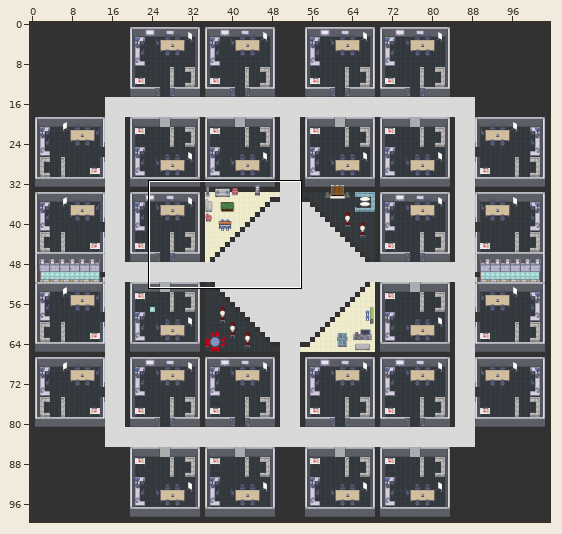
Level history. Tiled map (JSON): tda_Teams.tmj. Above, an overview of the earlier version with the close-up marked.
Close-up. The starting point:
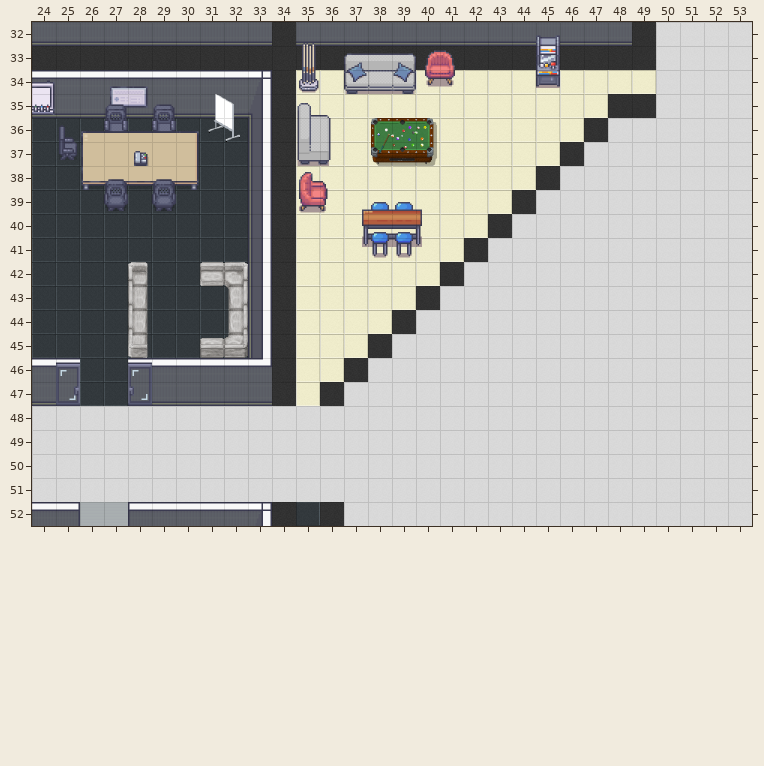
Cells are 32x32 px. Shown: x 24..53, y 32..52. The commit also changed other parts of the map, which this record leaves out.
And afterwards:
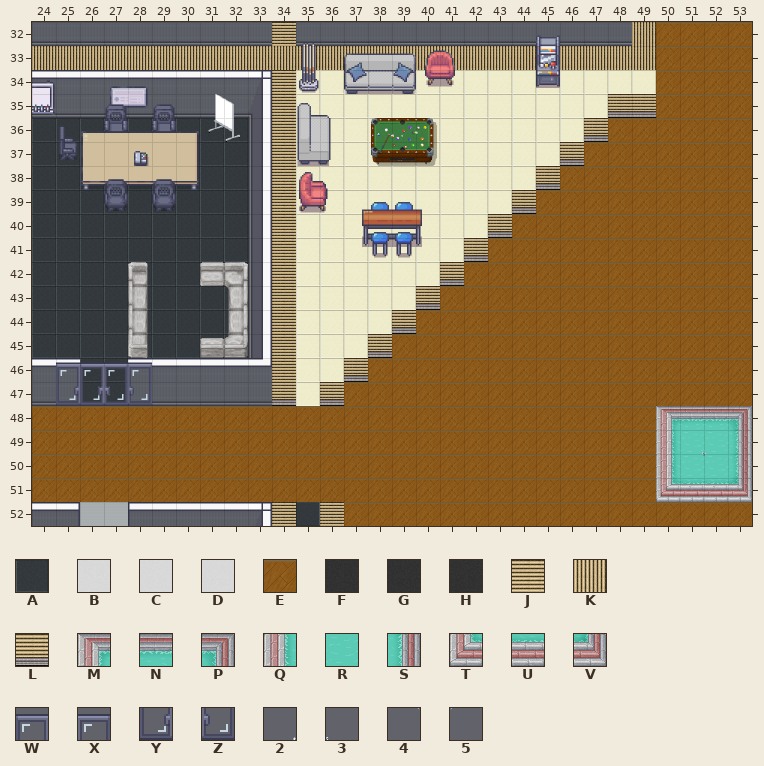
Key: from "Chunk 1": A 5, B 6, C 6 turned 180, D 6 turned 90, E 7, F 9, G 9 flipped on the diagonal, H 9 flipped up-down, J 11, K 11 turned 90, L 19, M 182, N 183, P 184, Q 190, R 191, S 192, T 197, U 198, V 199, W 223, X 224, Y 225, Z 226; from "Chunk 2": 2 37, 3 48, 4 59, 5 70.
_ is an empty cell, # one hidden under a higher layer.
Tiles replaced or removed in this view: A, B, C, D, F, G, H.
Tiles of an added or newly shown layer are drawn over the layers below it.
The edit:
Changed rows in their new state; . is an unchanged cell.
Layer "floor":
first column x 24:
32 ..........................EEEE
33 ..........................EEEE
34 ..........................EEEE
35 ..........................EEEE
36 ........................EEEEEE
37 .......................EEEEEEE
38 ......................EEEEEEEE
39 .....................EEEEEEEEE
40 ....................EEEEEEEEEE
41 ...................EEEEEEEEEEE
42 ..................EEEEEEEEEEEE
43 .................EEEEEEEEEEEEE
44 ................EEEEEEEEEEEEEE
45 ...............EEEEEEEEEEEEEEE
46 ..__..........EEEEEEEEEEEEEEEE
47 ..__.........EEEEEEEEEEEEEEEEE
48 EE__EEEEEEEEEEEEEEEEEEEEEE####
49 EEEEEEEEEEEEEEEEEEEEEEEEEE####
50 EEEEEEEEEEEEEEEEEEEEEEEEEE####
51 EEEEEEEEEEEEEEEEEEEEEEEEEE####
52 .............EEEEEEEEEEEEEEEEE
Layer "aboveFloor":
first column x 26:
46 AA
47 AA
48 EE
Layer "walls":
first column x 24:
32 ..........J..............K
33 KKKKKKKKKKKKKKKKKKKKK.KKKK
34 ..........J...............
35 ..........J.............LL
36 ..........J............L..
37 ..........J...........L...
38 ..........J..........L....
39 ..........J.........L.....
40 ..........J........L......
41 ..........J.......L.......
42 ..........J......L........
43 ..........J.....L.........
44 ..........J....L..........
45 ..........J...L...........
46 ..........J..L............
47 ..........L.L.............
first column x 34:
52 J.J
Layer "furniture":
first column x 50:
48 MNNP
49 QRRS
50 QRRS
51 TUUV
Layer "door_closed" (added):
first column x 26:
46 WX
47 YZ
Layer "aboveFurniture":
first column x 51:
49 23
50 45
Pixel boxes of the changes (left, top, right, bottom) in both close-ups:
changed: (32, 22, 752, 526)
